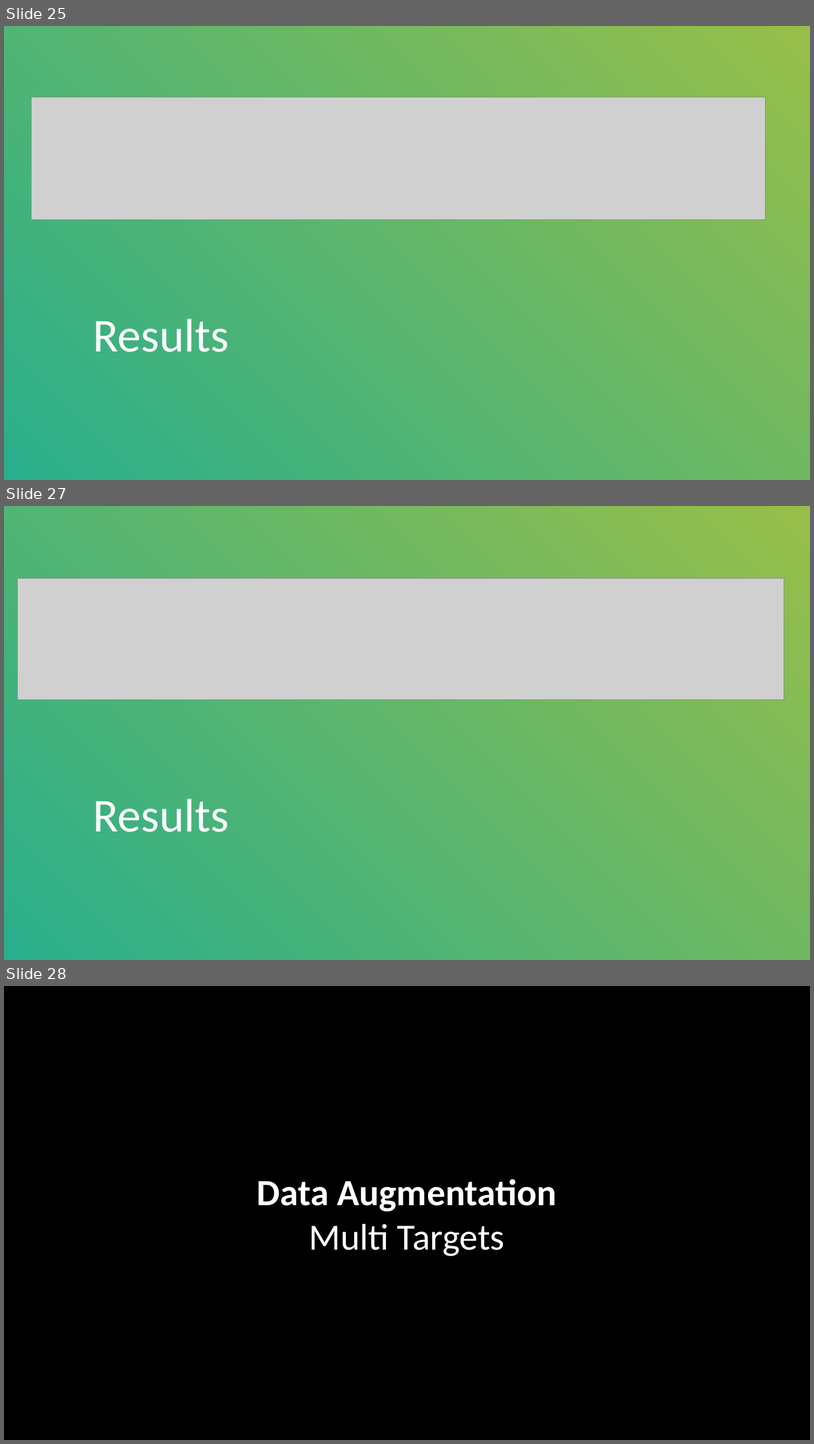
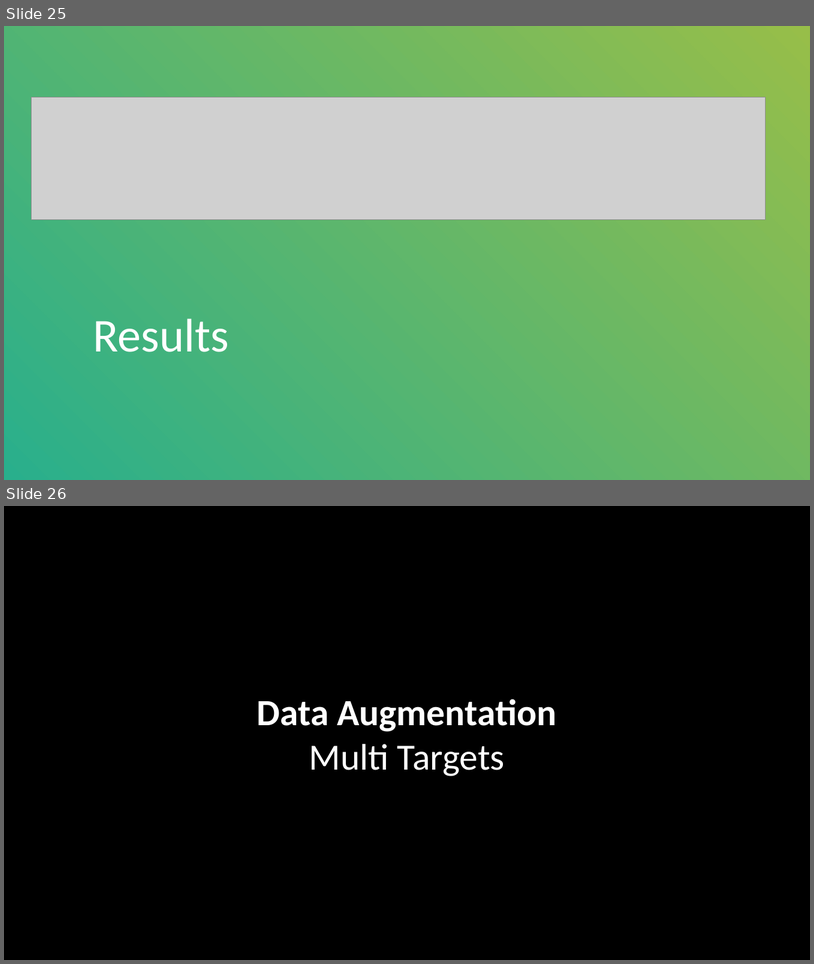
Before and after one commit to acen20/ML-Ensembles-on-PIMA, a slide deck: ML-Classification-on-PIMA.pptx. Shown one above the other, each under a label of ours: slides 25, 27 and 28 before the commit, slides 25 and 26 after it; the slides between them are not shown. The pictures are 814x1444 and 814x964 pixels, drawn with LibreOffice and Linux fonts; fonts in the diff are those of the drawing; grey boxes stand for pictures. Boxes give left, top, right and bottom in pixels: in the first picture for what was removed or moved away, otherwise in the second. Text is boxed around its words. In the diff, an @@ line names an element or a change of style, - is before the commit and + after.

```diff
--- a/ML-Classification-on-PIMA.pptx
+++ b/ML-Classification-on-PIMA.pptx
@@ slide 27 removed at (x1=4, y1=506, x2=810, y2=960), background #000000 @@
@@ rectangle removed at (x1=4, y1=506, x2=810, y2=960) @@
@@ rectangle removed at (x1=4, y1=506, x2=810, y2=960) @@
@@ picture removed at (x1=18, y1=579, x2=785, y2=700) @@
@@ text removed at (x1=93, y1=798, x2=229, y2=832) @@
-Results
@@ what was slide 28 is now slide 26 @@
```
Also in this commit, not shown: 2 slides changed, 1 other slide removed, 8 other files.
